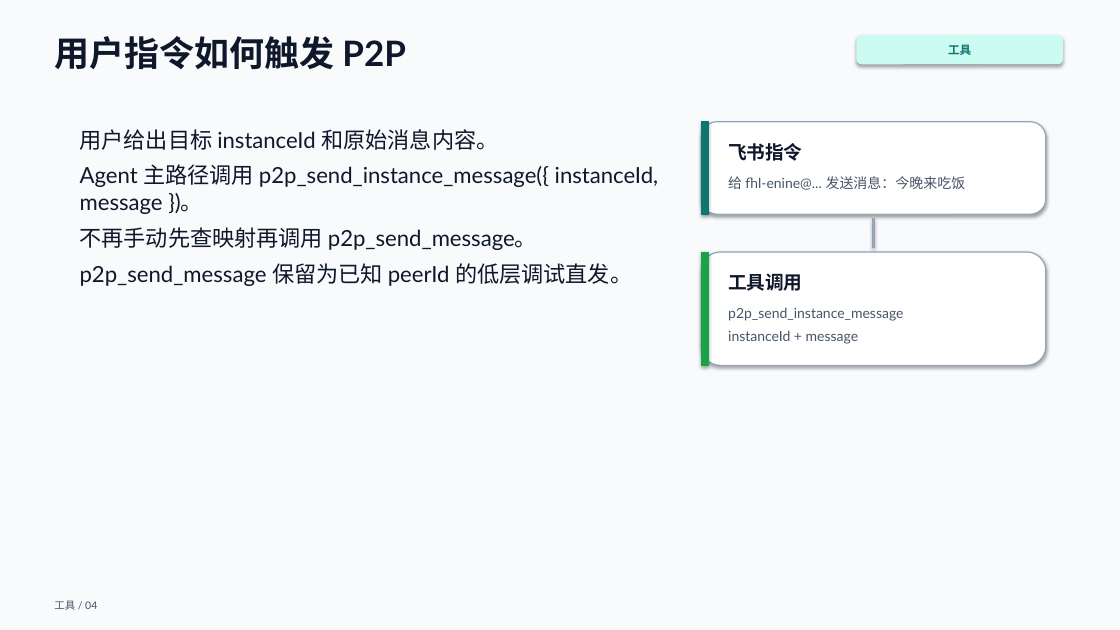
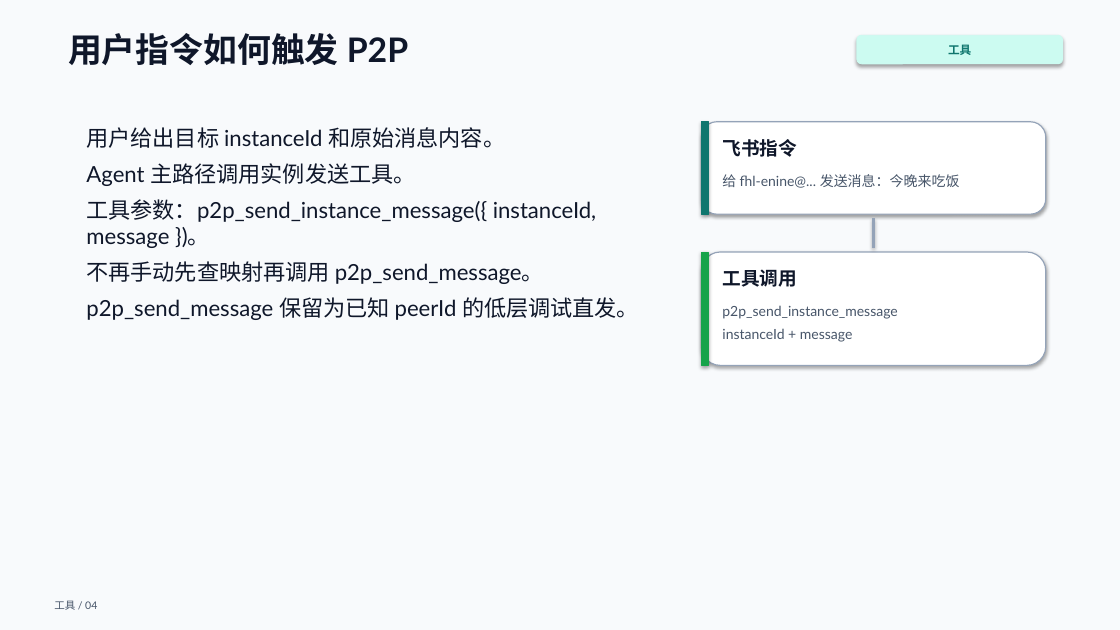
Before and after one commit to XM-ls/openclaw-libp2p-mesh, a slide deck: slide 4 of docs/presentations/p2p-mesh-mentor-2026-06-15.pptx. Drawn at 1120x630 pixels with LibreOffice and Linux fonts; fonts in the diff are those of the drawing. Boxes give left, top, right and bottom in pixels: in the first picture for what was removed or moved away, otherwise in the second. Text is boxed around its words. In the diff, an @@ line names an element or a change of style, - is before the commit and + after.

```diff
--- a/docs/presentations/p2p-mesh-mentor-2026-06-15.pptx
+++ b/docs/presentations/p2p-mesh-mentor-2026-06-15.pptx
@@ text "用户指令如何触发 P2P": place and size @@
-text "用户指令如何触发 P2P" at (54, 36, 406, 69)
+text "用户指令如何触发 P2P" at (68, 33, 409, 65)
@@ text "用户指令如何触发 P2P" at (68, 33, 409, 65): size 30 to 29 pt @@
@@ text "飞书指令": place and size @@
-text "飞书指令" at (728, 143, 802, 161)
+text "飞书指令" at (722, 139, 796, 157)
@@ text at (86, 163, 596, 248): text changed @@
-Agent 主路径调用 p2p_send_instance_message({ instanceId, message })。
+Agent 主路径调用实例发送工具。
+工具参数：p2p_send_instance_message({ instanceId, message })。
@@ 3 texts: place and size @@
-3 texts at (728, 176, 966, 344)
+3 texts at (722, 174, 960, 342)
```
Also in this commit, not shown: 11 other slides changed, 1 other file.
